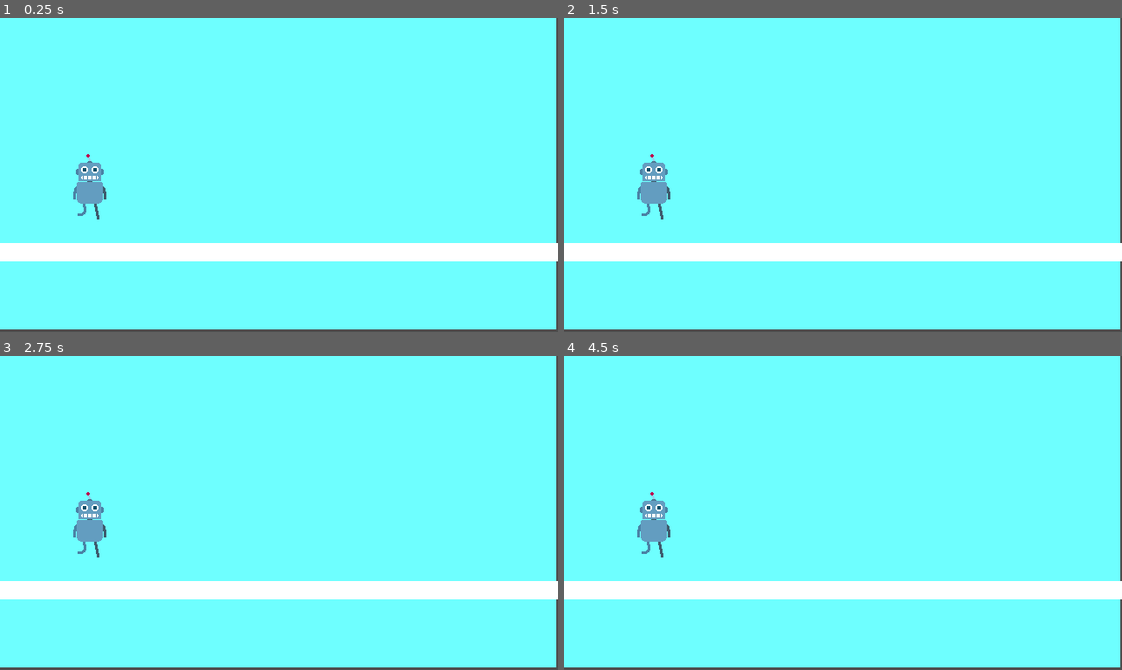
Above: before the commit, frames 1-4 (two rows, left to right).
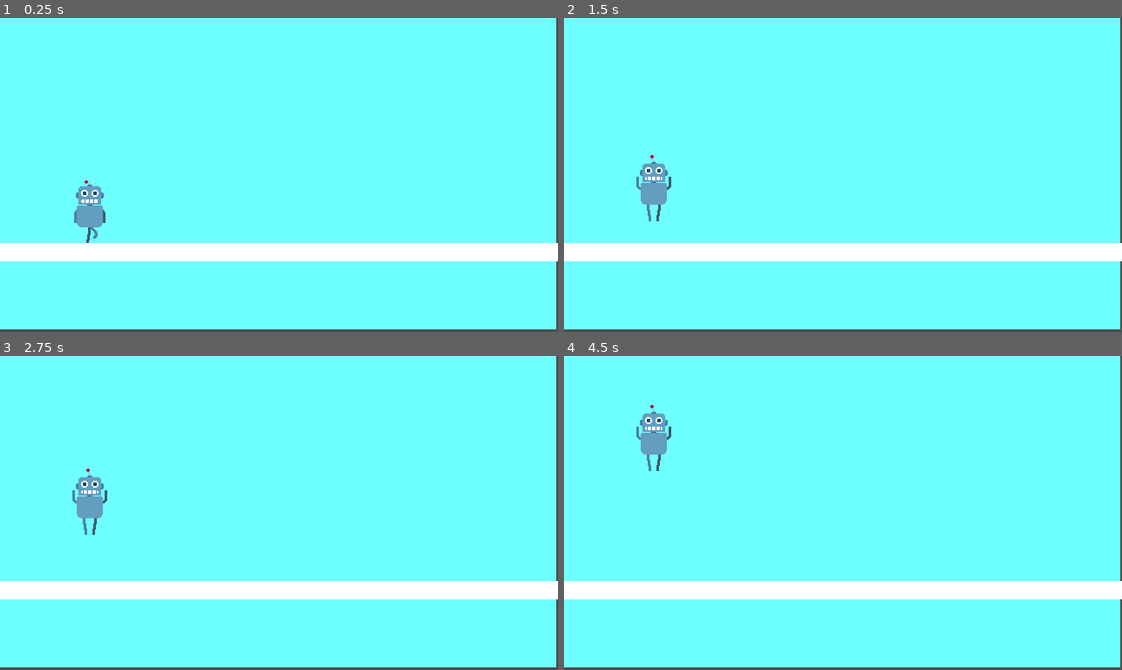
Above: after the commit, the same moments.

Repository: Difio3333/imnotarobot
Game: Godot game, scene res://world/World.tscn
Two runs of this game, one before a commit and one after it. Both use one fixed random seed, a clock stepped at 60 frames per second and the inputs below.
Inputs:
- Up to frame 1 (0.25 s): no input
- Up to frame 2 (1.5 s): tap Enter (ui_accept) at 0.5, 0.6, 0.77, 1.07, 1.35 s; hold Right (ui_right) from 0.53 s (still down)
- Up to frame 3 (2.75 s): tap Enter (ui_accept) at 1.52, 1.82, 2.1 s; release Right (ui_right) at 2.03 s; hold Left (ui_left) from 2.03 s (still down)
- Up to frame 4 (4.5 s): release Left (ui_left) at 2.78 s; hold Right (ui_right) 2.78-4.28 s; tap Enter (ui_accept) at 2.85, 3.02, 3.32, 3.6, 3.77, 4.07, 4.35 s; hold Left (ui_left) from 4.28 s (still down)

The runs differ from the first frame. In frame 1, 0.9% of the frame differs, in the area x 13-20%, y 43-72%; in frame 2, 0.2%; in frame 3, 0.9%; in frame 4, 1.3%, in the area x 12-20%, y 15-65%.

Commit message:
fixed character

Diff:
--- a/levels/level_1.tscn
+++ b/levels/level_1.tscn
@@ -1,9 +1,8 @@
-[gd_scene load_steps=10 format=3 uid="uid://bo44bx8x16iqo"]
+[gd_scene load_steps=9 format=3 uid="uid://bo44bx8x16iqo"]
 
 [ext_resource type="Script" path="res://scripts/level_1_script.gd" id="1_er66a"]
 [ext_resource type="Texture2D" uid="uid://c6lyseelj4xr5" path="res://assets/window_long_00.png" id="2_lgqmq"]
 [ext_resource type="PackedScene" uid="uid://drxtb1ddvnw7y" path="res://scenes/robot.tscn" id="2_yp1lt"]
-[ext_resource type="Script" path="res://scenes/robot_char.gd" id="3_5gchu"]
 [ext_resource type="Texture2D" uid="uid://cyeu7g64ti5be" path="res://assets/button_check_00_idle.png" id="3_wcto7"]
 [ext_resource type="PackedScene" uid="uid://cphxotdp3f8gy" path="res://scenes/check.tscn" id="3_wsykj"]
 [ext_resource type="FontFile" uid="uid://c11gqv8lqvvn1" path="res://assets/CWEBL.TTF" id="4_q5h4i"]
@@ -21,7 +20,6 @@
 [node name="Robot" parent="." instance=ExtResource("2_yp1lt")]
 visible = false
 position = Vector2(321, 170)
-script = ExtResource("3_5gchu")
 
 [node name="ReviewingDataLabel" type="Label" parent="."]
 visible = false
--- a/levels/sidescroller.gd
+++ b/levels/sidescroller.gd
@@ -1,4 +1,4 @@
-extends CharacterBody2D
+extends Node2D
 
 var drone = preload("res://scenes/drone.tscn")
 # Called when the node enters the scene tree for the first time.
--- a/scenes/robot_char.gd
+++ /dev/null
@@ -1,16 +0,0 @@
-extends Sprite2D
-
-@onready var animation_player: AnimationPlayer = $AnimationPlayer
-
-# Called when the node enters the scene tree for the first time.
-func _ready() -> void:
-	pass # Replace with function body.
-
-
-# Called every frame. 'delta' is the elapsed time since the previous frame.
-func _process(delta: float) -> void:
-	pass
-
-
-func _on_animation_player_animation_finished(anim_name: StringName) -> void:
-	Messenger.emit_signal("ANIMATION_FINISHED",anim_name)
--- a/scenes/robot_char.tscn
+++ b/scenes/robot_char.tscn
@@ -1,7 +1,7 @@
 [gd_scene load_steps=9 format=3 uid="uid://ddfcjdq2ntim6"]
 
 [ext_resource type="Texture2D" uid="uid://bi1dwcouh2onm" path="res://assets/spritesheet_robot_walk_00.png" id="1_1mqc5"]
-[ext_resource type="Script" path="res://scenes/robot_char.gd" id="1_bitfw"]
+[ext_resource type="Script" path="res://scenes/robot_char_2.gd" id="1_toy5g"]
 
 [sub_resource type="Animation" id="Animation_1fjxt"]
 length = 0.001
@@ -68,7 +68,7 @@
 height = 40.0
 
 [node name="RobotChar" type="CharacterBody2D"]
-script = ExtResource("1_bitfw")
+script = ExtResource("1_toy5g")
 
 [node name="Sprite2D" type="Sprite2D" parent="."]
 texture = ExtResource("1_1mqc5")
--- /dev/null
+++ b/scenes/robot_char_2.gd
@@ -0,0 +1,23 @@
+extends CharacterBody2D
+
+@export var JUMP_VELOCITY = -500.0
+@onready var anim_player: AnimationPlayer = $Sprite2D/AnimationPlayer
+
+func _ready():
+	anim_player.play("walk")
+
+func _physics_process(delta: float) -> void:
+	# Add the gravity.
+	if not is_on_floor():
+		velocity += get_gravity() * delta
+
+	if is_on_floor() and anim_player.current_animation == "jump":
+		anim_player.play("walk")
+	# Handle jump.
+	if Input.is_action_just_pressed("ui_accept") and is_on_floor():
+		anim_player.play("jump")
+		velocity.y = JUMP_VELOCITY
+
+
+
+	move_and_slide()
--- /dev/null
+++ b/scenes/robot_move_script.gd
@@ -0,0 +1,25 @@
+extends CharacterBody2D
+
+
+const SPEED = 300.0
+const JUMP_VELOCITY = -400.0
+
+
+func _physics_process(delta: float) -> void:
+	# Add the gravity.
+	if not is_on_floor():
+		velocity += get_gravity() * delta
+
+	# Handle jump.
+	if Input.is_action_just_pressed("ui_accept") and is_on_floor():
+		velocity.y = JUMP_VELOCITY
+
+	# Get the input direction and handle the movement/deceleration.
+	# As good practice, you should replace UI actions with custom gameplay actions.
+	var direction := Input.get_axis("ui_left", "ui_right")
+	if direction:
+		velocity.x = direction * SPEED
+	else:
+		velocity.x = move_toward(velocity.x, 0, SPEED)
+
+	move_and_slide()
